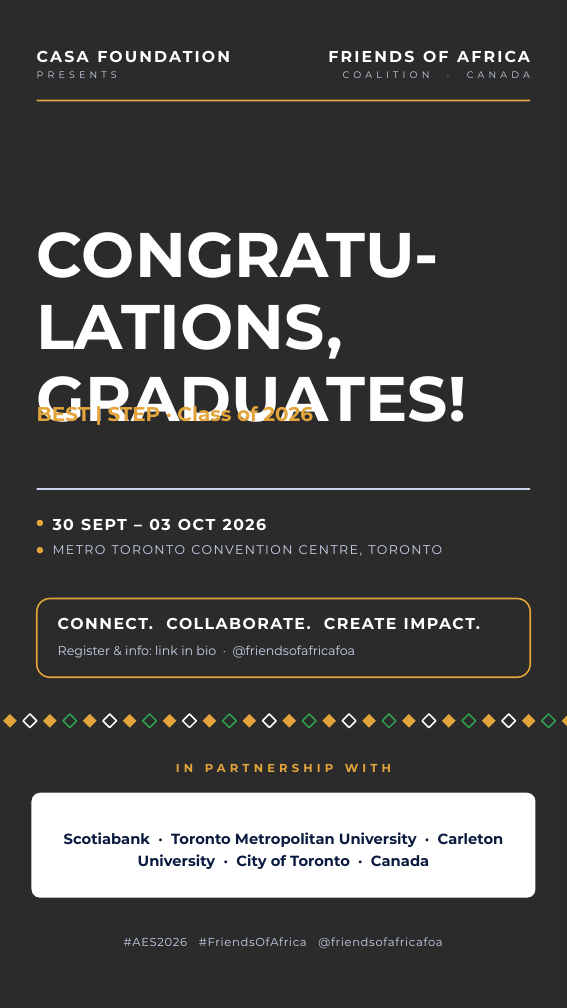
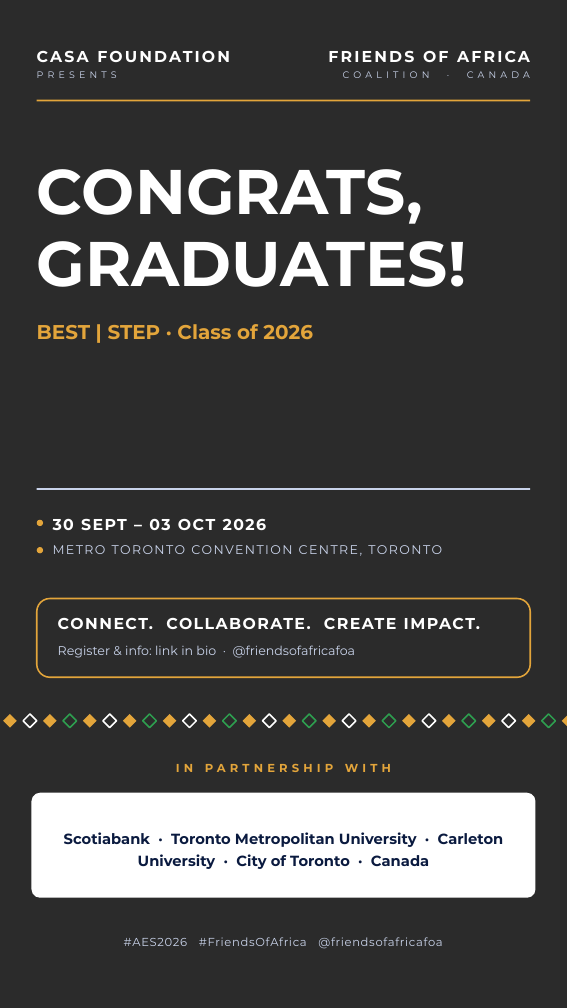
Before and after one commit to Okidoki9903/canva-templates, a slide deck: slide 5 of templates/06-graduations-best-step.pptx. Drawn at 567x1008 pixels with LibreOffice and Linux fonts; fonts in the diff are those of the drawing; background and template pictures are left out; a plain dark background stands for a picture behind light text. Boxes give left, top, right and bottom in pixels: in the first picture for what was removed or moved away, otherwise in the second. Text is boxed around its words. In the diff, an @@ line names an element or a change of style, - is before the commit and + after.

```diff
--- a/templates/06-graduations-best-step.pptx
+++ b/templates/06-graduations-best-step.pptx
@@ text at (x1=37, y1=169, x2=424, y2=224): text changed @@
-CONGRATU-
-LATIONS,
+CONGRATS,
@@ text "CONGRATS," moved from (x1=37, y1=232, x2=467, y2=425) to (x1=37, y1=169, x2=467, y2=287) @@
@@ text "BEST | STEP · Class ..." rewrapped from (x1=37, y1=401, x2=313, y2=426) to (x1=37, y1=324, x2=313, y2=339) @@
```
Also in this commit, not shown: 1 other slide changed, 6 other files.
